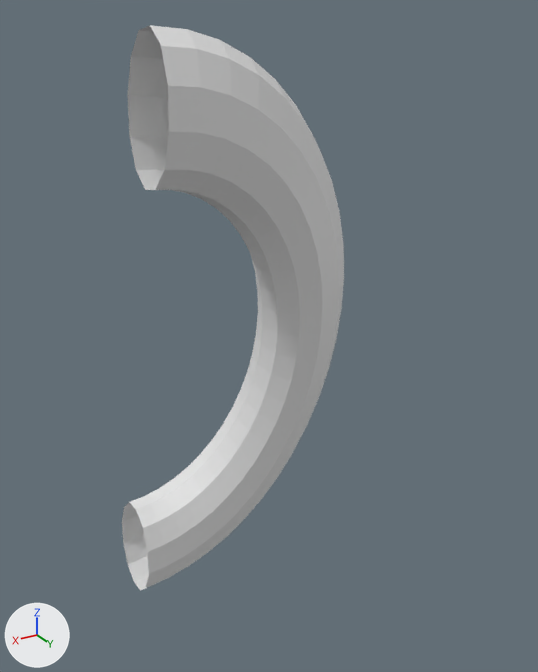
The Blender file untitled.blend: old version first, new version second.
One viewpoint serves both versions: a 50 mm lens placed at (3.76, 15.34, 7.86), pointed at (-5.23, 0.34, 0.36). Lighting does not change. The marker at lower left points along +X, +Y and +Z.

Objects in the first picture: 'Тор'.
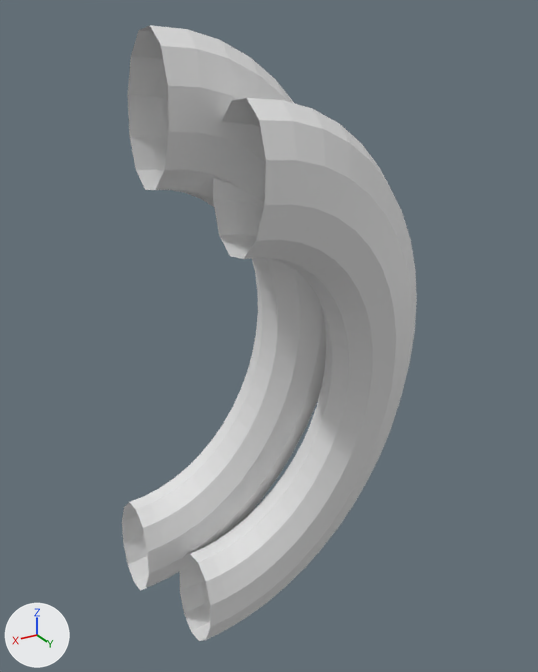
Pixel boxes (x1, y1, x2, y2) of what changed, in the pictures (538 x 672 px):
'Тор.001', added: after (179, 98, 417, 641)

Edits to the bpy script that builds the scene:
```text
Add ob_тор_001:
    ob_тор_001 = bpy.data.objects.new('Тор.001', me_тор.copy())  # the mesh of ob_тор
    ob_тор_001.location = (-2.93, 1.56, -1.17)
    ob_тор_001.rotation_euler = (-1.334, 0.0, 3.142)  # degrees (-76, 0, 180)
    ob_тор_001.scale = (4.45, 6.33, 4.04)
```
